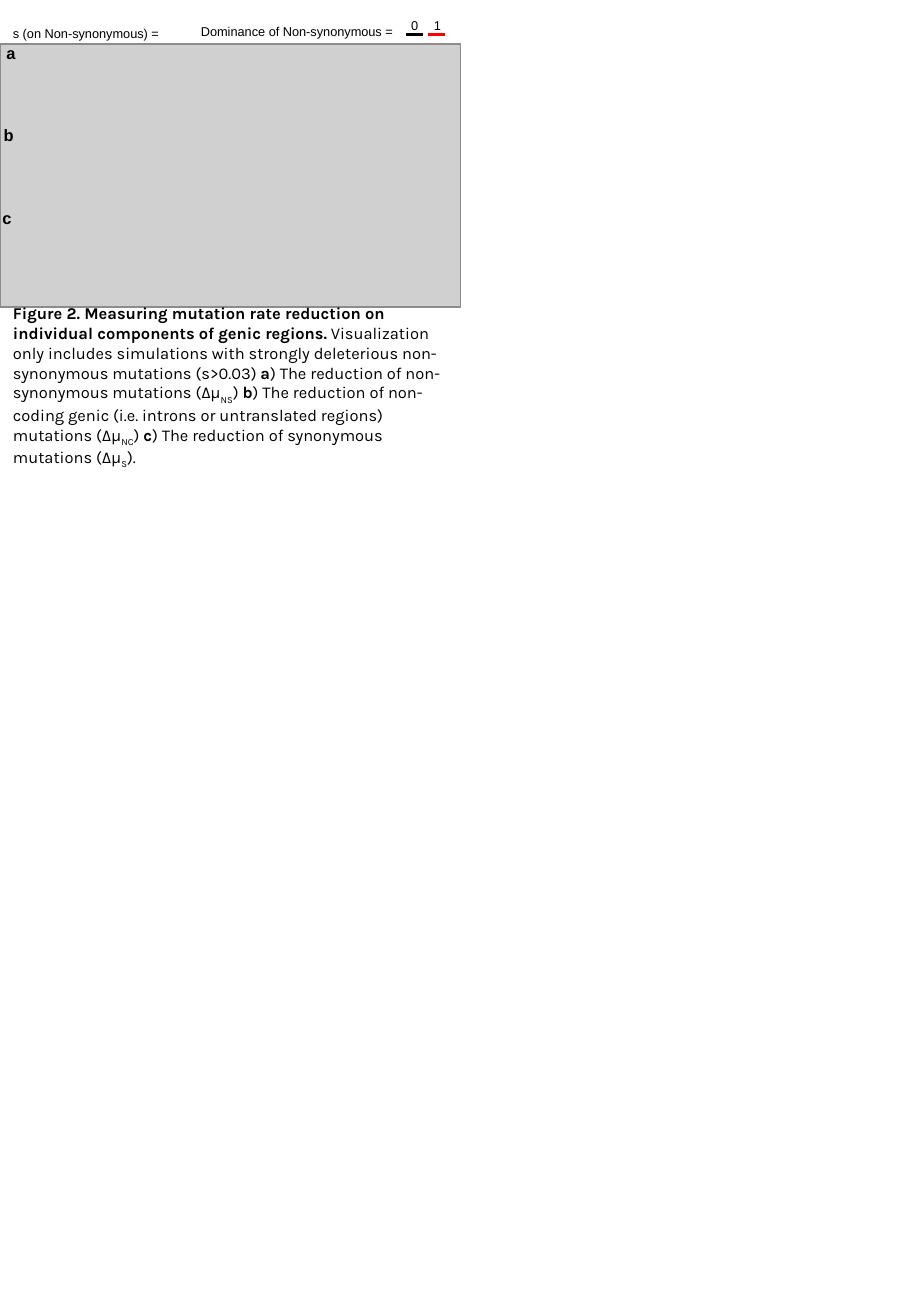
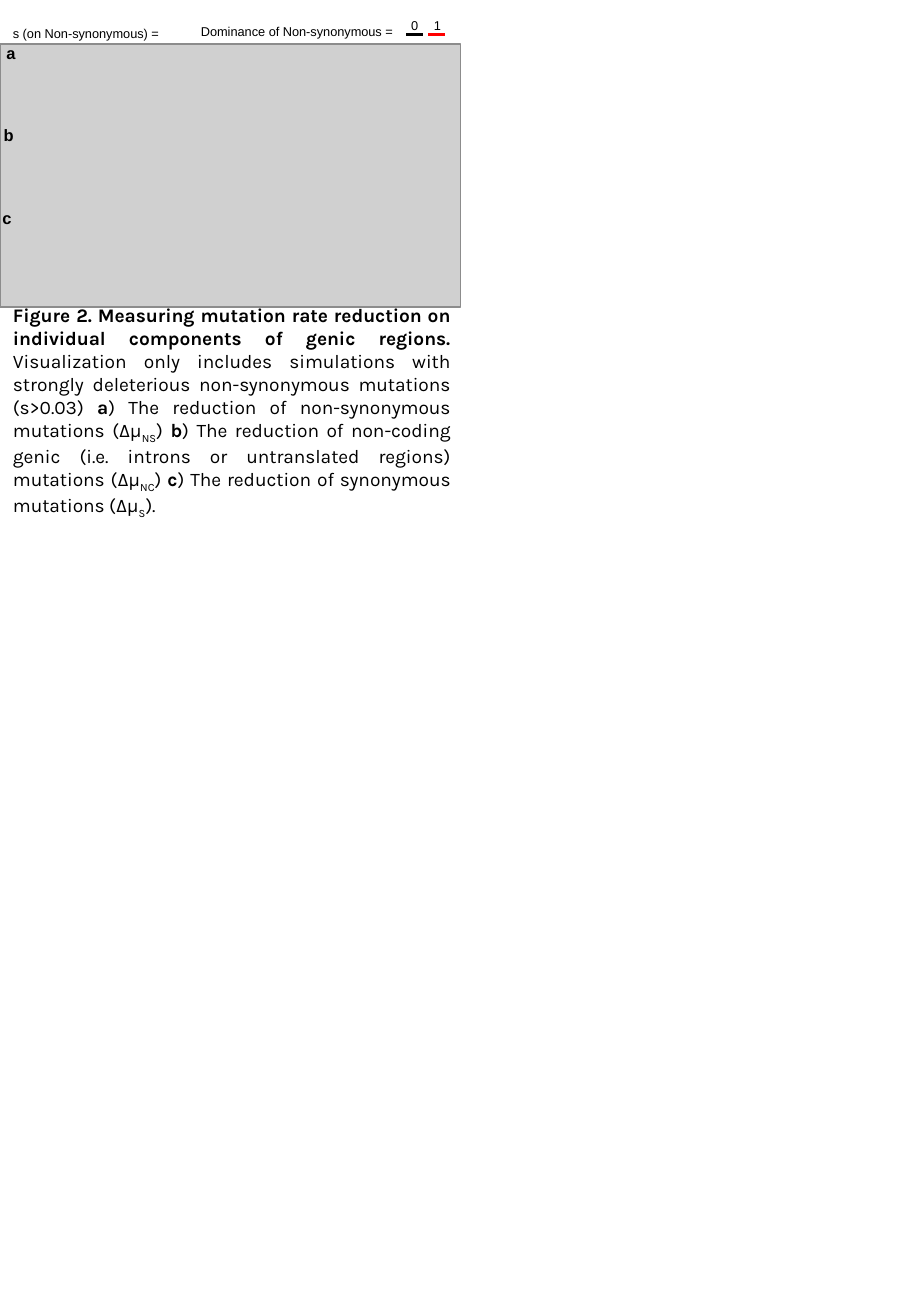
Before and after one commit to greymonroe/At_devel_sel, a slide deck: slide 2 of figures/Developmental_selection_figures.pptx (slide 3 before the commit). Drawn at 921x1316 pixels with LibreOffice and Linux fonts; fonts in the diff are those of the drawing; grey boxes stand for pictures. Boxes give left, top, right and bottom in pixels: in the first picture for what was removed or moved away, otherwise in the second. Text is boxed around its words. In the diff, an @@ line names an element or a change of style, - is before the commit and + after.

Commit message:
figures

```diff
--- a/figures/Developmental_selection_figures.pptx
+++ b/figures/Developmental_selection_figures.pptx
@@ text "Figure 2. Measuring mutation rate ..." at [13,305,451,491]: size 9 to 10.5 pt; alignment left to justified @@
```
Also in this commit, not shown: 2 other slides changed, 1 slide added, 1 slide removed, 3 other files.
